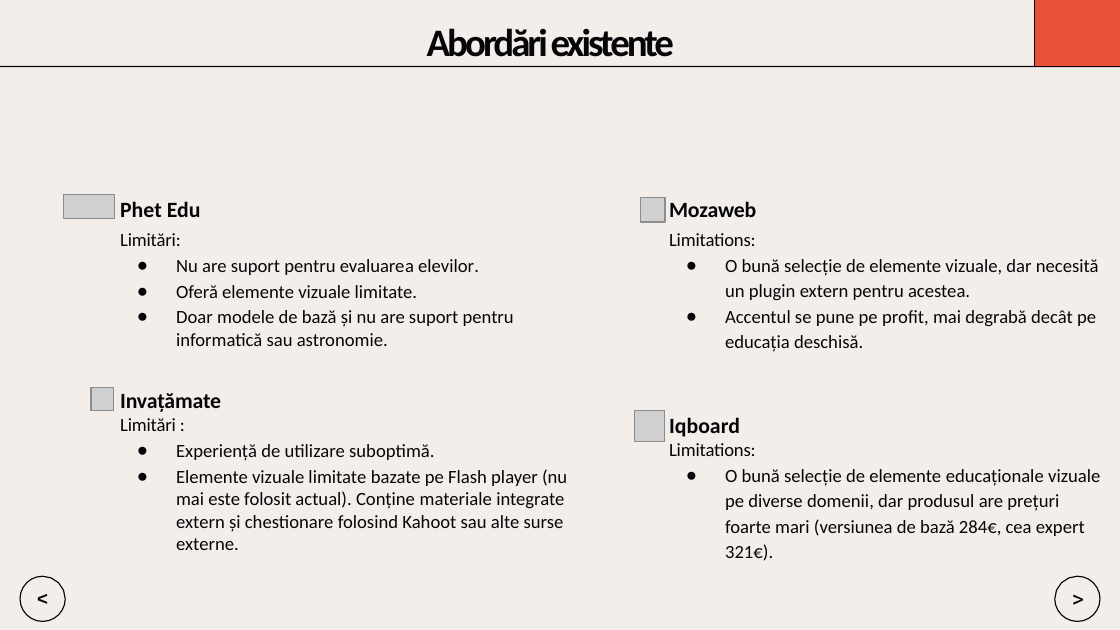
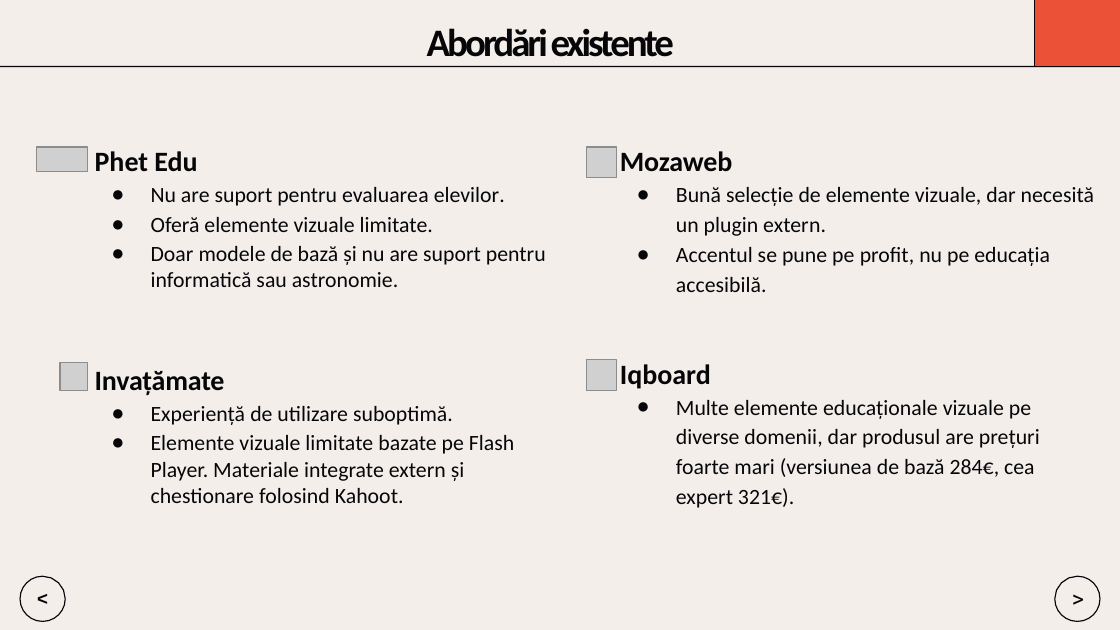
Before and after one commit to Dragomir1401/VisioScience-3D, a slide deck: slide 3 of Roadmap/scss/Prezentare_Final_Dragomir_Andrei.pptx. Drawn at 1120x630 pixels with LibreOffice and Linux fonts; fonts in the diff are those of the drawing; grey boxes stand for pictures. Boxes give left, top, right and bottom in pixels: in the first picture for what was removed or moved away, otherwise in the second. Text is boxed around its words. In the diff, an @@ line names an element or a change of style, - is before the commit and + after.

```diff
--- a/Roadmap/scss/Prezentare_Final_Dragomir_Andrei.pptx
+++ b/Roadmap/scss/Prezentare_Final_Dragomir_Andrei.pptx
@@ picture moved from (x1=63, y1=194, x2=114, y2=218) to (x1=36, y1=147, x2=87, y2=171) @@
@@ text "Phet Edu" moved from (x1=120, y1=201, x2=567, y2=550) to (x1=95, y1=151, x2=546, y2=503) @@
@@ picture added at (x1=586, y1=147, x2=617, y2=178) @@
@@ text "Mozaweb" moved from (x1=669, y1=201, x2=1100, y2=561) to (x1=620, y1=151, x2=1094, y2=508) @@
@@ text at (x1=95, y1=151, x2=546, y2=425): size 14 to 18 pt in "Phet Edu", "Invațămate"; size 12 to 14 pt in "Nu are suport pentru evaluarea elevilor.", "Oferă elemente vizuale limitate.", "Doar modele de bază și nu are ...", "Experiență de utilizare suboptimă." @@
@@ text at (x1=620, y1=151, x2=732, y2=389): size 14 to 18 pt in "Mozaweb", "Iqboard" @@
@@ picture removed at (x1=641, y1=198, x2=665, y2=223) @@
@@ text at (x1=676, y1=187, x2=1094, y2=292): text changed; size 12 to 14 pt @@
-Limitations:
-● O bună selecție de elemente vizuale, dar necesită un plugin extern pentru acestea.
-● Accentul se pune pe profit, mai degrabă decât pe educația deschisă.
+● Bună selecție de elemente vizuale, dar necesită un plugin extern.
+● Accentul se pune pe profit, nu pe educația accesibilă.
@@ text at (x1=120, y1=233, x2=181, y2=246): paragraph removed @@
-Limitări:
@@ picture resized from (x1=91, y1=388, x2=113, y2=410) to (x1=60, y1=363, x2=88, y2=391) @@
@@ picture moved from (x1=634, y1=410, x2=665, y2=441) to (x1=586, y1=360, x2=617, y2=391) @@
@@ text at (x1=120, y1=418, x2=176, y2=431): paragraph removed @@
-Limitări :
@@ text at (x1=676, y1=400, x2=1040, y2=508): text changed; size 12 to 14 pt @@
-Limitations:
-  ● O bună selecție de elemente educaționale vizuale pe diverse domenii, dar produsul are prețuri foarte mari (versiunea de bază 284€, cea expert 321€).
+  ● Multe elemente educaționale vizuale pe diverse domenii, dar produsul are prețuri foarte mari (versiunea de bază 284€, cea expert 321€).
@@ text at (x1=151, y1=435, x2=514, y2=503): text changed; size 12 to 14 pt @@
-● Elemente vizuale limitate bazate pe Flash player (nu mai este folosit actual). Conține materiale integrate extern și chestionare folosind Kahoot sau alte surse externe.
+● Elemente vizuale limitate bazate pe Flash Player. Materiale integrate extern și chestionare folosind Kahoot.
```
Also in this commit, not shown: 6 other slides changed.
